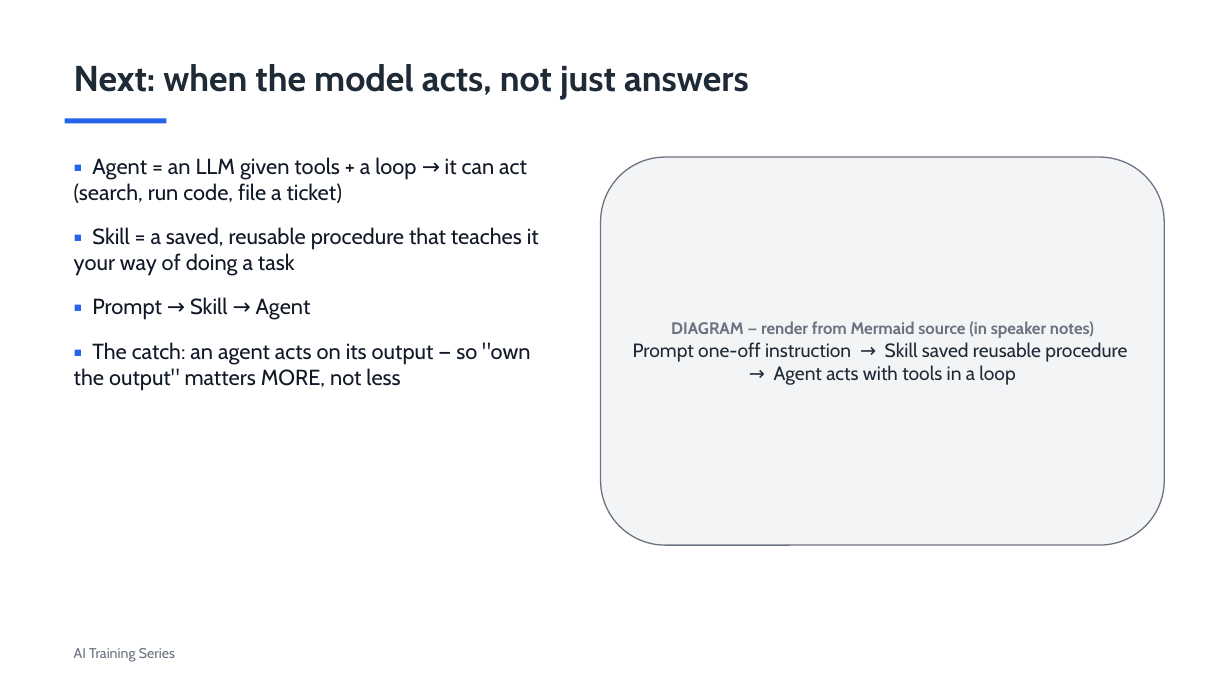
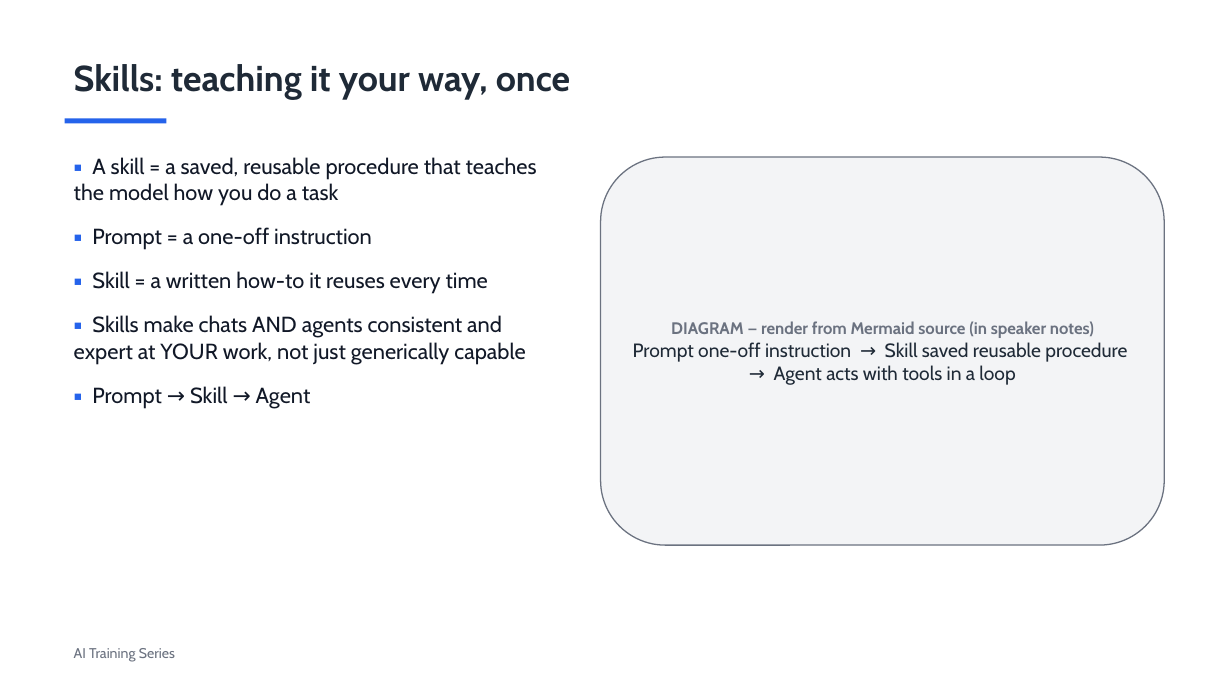
Before and after one commit to revelation-today/hagen-ai-training, a slide deck: slide 17 of training/decks/overview-30min.pptx (slide 15 before the commit). Drawn at 1232x693 pixels with LibreOffice and Linux fonts; fonts in the diff are those of the drawing. Boxes give left, top, right and bottom in pixels: in the first picture for what was removed or moved away, otherwise in the second. Text is boxed around its words. In the diff, an @@ line names an element or a change of style, - is before the commit and + after.

```diff
--- a/training/decks/overview-30min.pptx
+++ b/training/decks/overview-30min.pptx
@@ text at <box>74,64,570,100</box>: text changed @@
-Next: when the model acts, not just answers
+Skills: teaching it your way, once
@@ text at <box>74,157,537,365</box>: text changed @@
-▪ Agent = an LLM given tools + a loop → it can act (search, run code, file a ticket)
-▪ Skill = a saved, reusable procedure that teaches it your way of doing a task
+▪ A skill = a saved, reusable procedure that teaches the model how you do a task
+▪ Prompt = a one-off instruction
+▪ Skill = a written how-to it reuses every time
+▪ Skills make chats AND agents consistent and expert at YOUR work, not just generically capable
@@ text at <box>74,342,530,391</box>: paragraph removed @@
-▪ The catch: an agent acts on its output — so "own the output" matters MORE, not less
```
Also in this commit, not shown: 1 other slide changed, 2 slides added, 7 other files.
